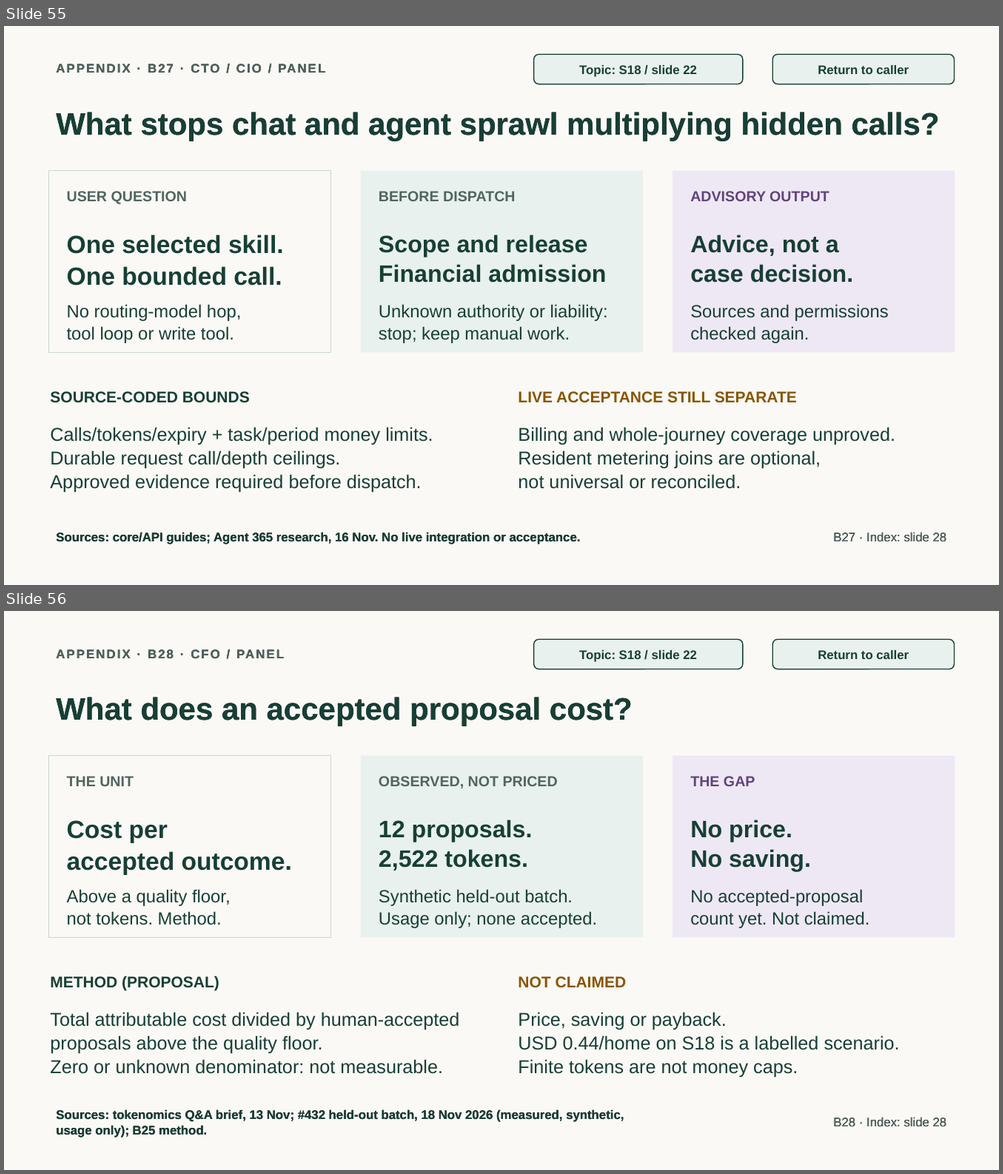
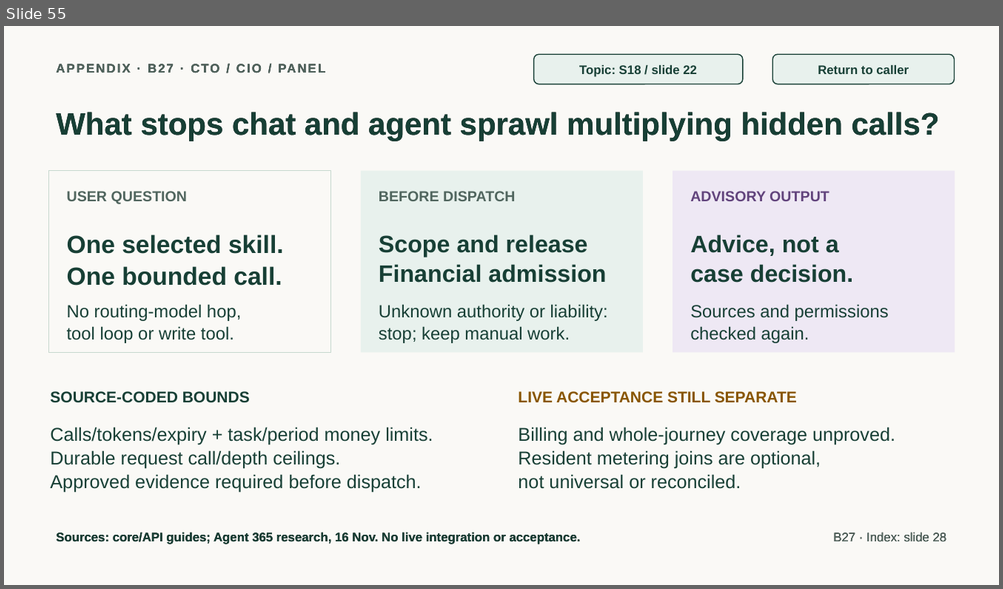
Before and after one commit to jmservera/ama, a slide deck: docs/capstone/deck/zava-forward-cowork-v2-draft.pptx. Shown one above the other, each under a label of ours: slides 55 and 56 before the commit, slide 55 after it. The pictures are 1003x1174 and 1003x589 pixels, drawn with LibreOffice and Linux fonts; fonts in the diff are those of the drawing. Boxes give left, top, right and bottom in pixels: in the first picture for what was removed or moved away, otherwise in the second. Text is boxed around its words. In the diff, an @@ line names an element or a change of style, - is before the commit and + after.

```diff
--- a/docs/capstone/deck/zava-forward-cowork-v2-draft.pptx
+++ b/docs/capstone/deck/zava-forward-cowork-v2-draft.pptx
@@ slide 56 removed at <box>4,611,999,1170</box>, background #FAF9F6 @@
@@ text removed at <box>48,641,720,667</box> @@
-APPENDIX · B28 · CFO / PANEL
@@ rounded rectangle removed at <box>534,639,743,669</box> @@
-Topic: S18 / slide 22
@@ rounded rectangle removed at <box>772,639,954,669</box> @@
-Return to caller
@@ text removed at <box>56,697,632,726</box> @@
-What does an accepted proposal cost?
@@ rectangle removed at <box>48,756,331,938</box> @@
@@ rectangle removed at <box>361,756,643,938</box> @@
@@ rectangle removed at <box>672,756,955,938</box> @@
@@ text removed at <box>67,776,134,786</box> @@
-THE UNIT
@@ text removed at <box>378,776,558,789</box> @@
-OBSERVED, NOT PRICED
@@ text removed at <box>690,776,755,786</box> @@
-THE GAP
@@ text removed at <box>67,820,292,875</box> @@
-Cost per
-accepted outcome.
@@ text removed at <box>378,820,532,871</box> @@
-12 proposals.
-2,522 tokens.
@@ text removed at <box>690,820,811,872</box> @@
-No price.
-No saving.
@@ text removed at <box>67,889,230,925</box> @@
-Above a quality floor,
-not tokens. Method.
@@ text removed at <box>378,889,597,928</box> @@
-Synthetic held-out batch.
-Usage only; none accepted.
@@ text removed at <box>690,889,870,928</box> @@
-No accepted-proposal
-count yet. Not claimed.
@@ text removed at <box>50,976,219,991</box> @@
-METHOD (PROPOSAL)
@@ text removed at <box>518,977,626,988</box> @@
-NOT CLAIMED
@@ text removed at <box>50,1012,460,1074</box> @@
-Total attributable cost divided by human-accepted proposals above the quality floor.
-Zero or unknown denominator: not measurable.
@@ text removed at <box>518,1012,899,1078</box> @@
-Price, saving or payback.
-USD 0.44/home on S18 is a labelled scenario.
-Finite tokens are not money caps.
@@ text removed at <box>56,1110,623,1138</box> @@
-Sources: tokenomics Q&A brief, 13 Nov; #432 held-out batch, 18 Nov 2026 (measured, synthetic, usage only); B25 method.
@@ text removed at <box>833,1117,947,1128</box> @@
-B28 · Index: slide 28
```
Also in this commit, not shown: 2 slides changed, 4 other files.
